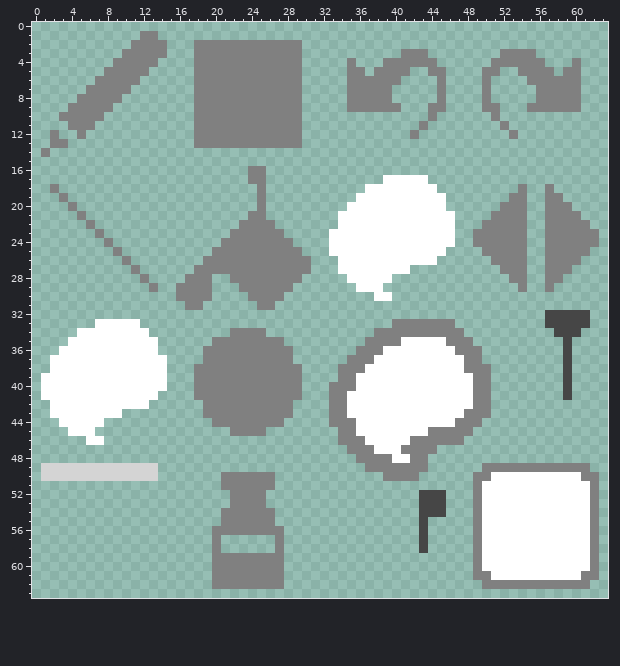
Pixel-art sprite, stored at Assets/tool_icon.png. The picture above is the old version.
The file is 64x64 pixels.
New version:
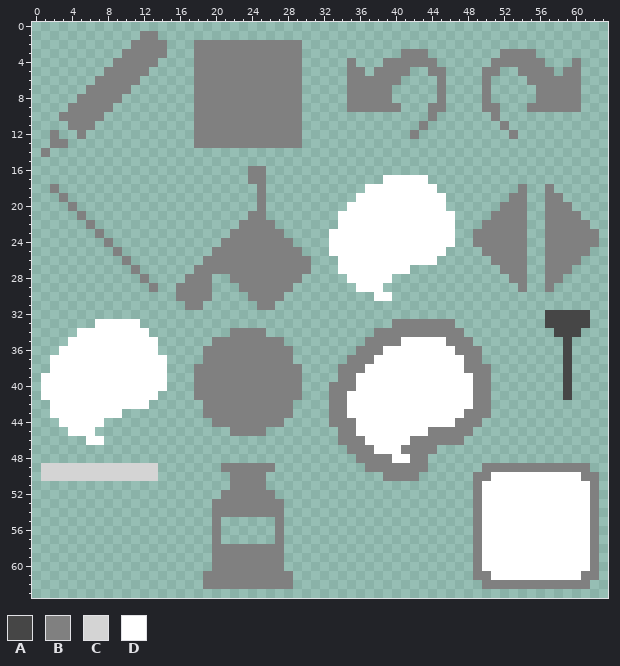
Palette (. is transparent): A #464646  B #808080  C #d4d4d4  D #ffffff
Log entry: 絵の具アイコン修正
Change:
Colour B now appears in row 49 at x 21 to 26; in row 52 at x 21 and 26; in row 53 at x 20 to 21 and 26 to 27; in rows 54 to 55 at x 20 and 27; in row 58 at x 21 to 26; in rows 61 to 62 at x 19 and 28.
The edit erases colour A in rows 52 to 54 at x 43 to 45; in rows 55 to 58 at x 43.
The edit erases colour B in rows 50 to 51 at x 21 and 26; in rows 55 to 56 at x 21 to 26.
